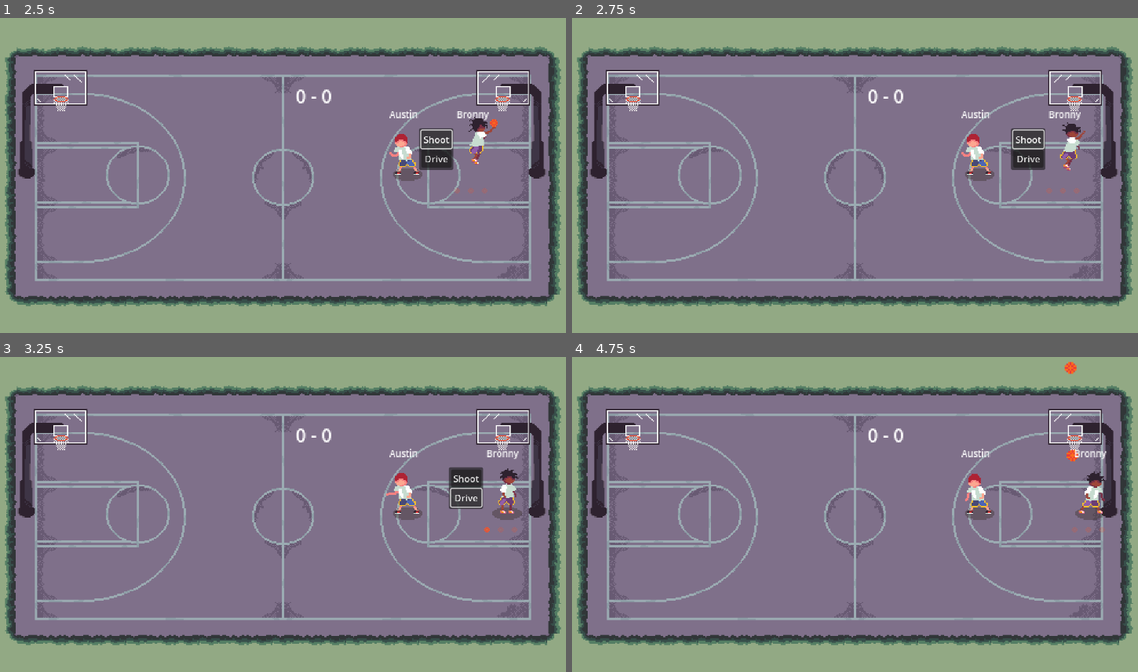
Above: before the commit, frames 1-4 (two rows, left to right).
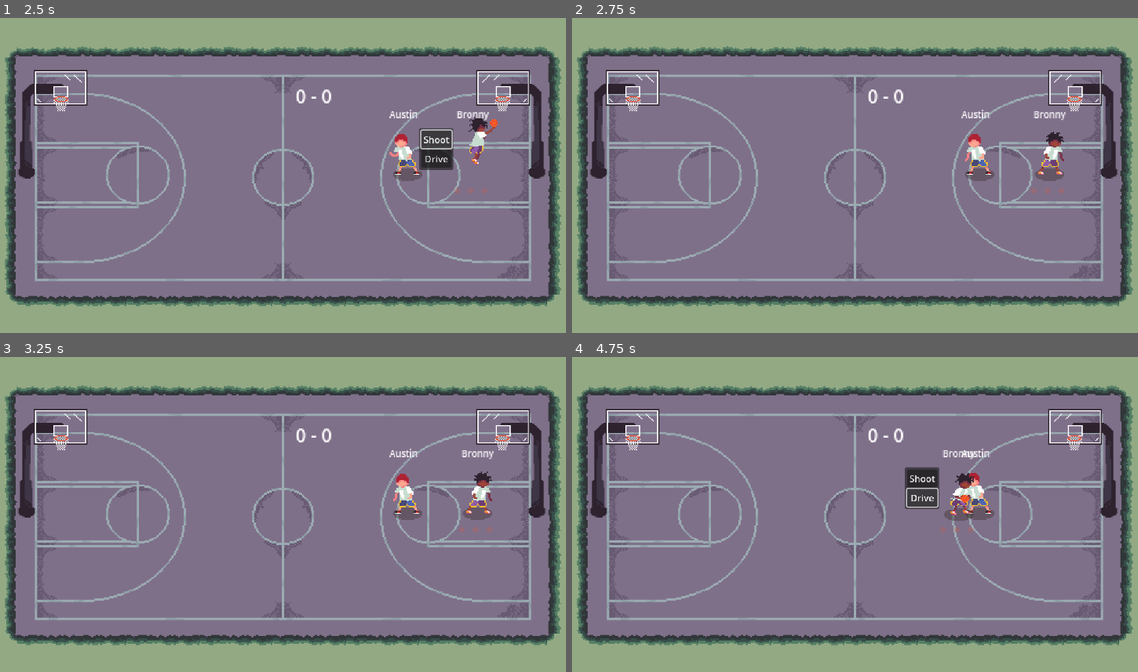
Above: after the commit, the same moments.

Repository: asaf-shitrit/jam-quest
Game: Godot game, scene res://src/match/match.tscn
The game is run twice, just before and just after one commit, with the same random seed, the same clock (stepped at 60 frames per second) and the same inputs.
Inputs (mouse positions are in pixels of both pictures, inside the frame that each line leads up to):
- Up to frame 1 (2.5 s): click "Shoot" at 0.5 s; click "Drive" at 1.25 s; click "Shoot" at 2 s
- Up to frame 2 (2.75 s): no input
- Up to frame 3 (3.25 s): click (458, 498) at 2.75 s, where only the run before the commit has a clickable "Drive"
- Up to frame 4 (4.75 s): click (1036, 479) at 3.5 s, where only the run before the commit has a clickable "Shoot"; click (888, 498) at 4.25 s, where only the run after the commit has a clickable "Drive"

Frame 1 is identical in both runs. In frame 2, 1.8% of the frame differs, in the area x 68-91%, y 29-56%; in frame 3, 1.8%; in frame 4, 2.1%, in the area x 58-95%, y 1-56%.

Commit message:
fixes to ball behaviour

Diff:
--- a/src/characters/player/player.gd
+++ b/src/characters/player/player.gd
@@ -50,10 +50,7 @@
 var has_jumped_at_basket = false  # Make sure to reset this when needed
 
 
-func _physics_process(delta: float) -> void:
-	if not _in_match() and not is_on_floor():
-		velocity += get_gravity() * delta
-
+func _physics_process(_delta: float) -> void:
 	if is_driving:
 		var active_basket = game.get_active_basket()
 		if active_basket != null:
@@ -74,6 +71,7 @@
 				if not has_jumped_at_basket:
 					velocity.y += -500  # Adjust value based on gravity/jump strength
 					has_jumped_at_basket = true
+
 			else:
 				# 🏃 Driving toward basket with curved acceleration
 				arrived_at_basket = false
@@ -107,7 +105,7 @@
 
 
 func _setup_stamina_bar():
-	print("max stamina %d" % _get_max_stamina())
+	#print("max stamina %d" % _get_max_stamina())
 	$StaminaTimer.one_shot = false
 	$StaminaTimer.wait_time = _get_stamina_wait_time()
 
@@ -174,6 +172,7 @@
 	_shoot(PlayerAction.Shoot)
 
 
+
 # raw version of shoot used for both layups and jumpers
 func _shoot(action: PlayerAction):
 
@@ -186,7 +185,7 @@
 
 	var bball: Basketball = basketball_scene.instantiate()
 	bball.game = game
-	bball.origin = position + Vector2(-1,-20)
+	bball.origin = position + Vector2()
 	bball.target_basket = basket
 	bball.creator = self
 	if action == PlayerAction.Shoot:
@@ -194,10 +193,19 @@
 	elif action == PlayerAction.Drive:
 		bball.shot_type = Basketball.ShotType.Layup
 
+	bball.collision_layer = 0
+	bball.collision_mask = 0
+
 	has_ball = false
 	is_dribbling = false
 	stamina-=1
 	$StaminaTimer.start()
+
+	# Debug player's velocity
+	print("Player velocity after shooting: %s" % velocity)
+
+	# Reset player's velocity to prevent unintended movement
+	velocity = Vector2.ZERO
 
 	# result
 	var defending_players = game.get_closest_defending_players(self)
@@ -219,6 +227,9 @@
 
 	game.add_child(bball)
 
+
+
+
 func _defense_type():
 	return 	DefenseType.Tight
 
@@ -250,21 +261,15 @@
 	# replenish stamina
 	stamina += 1
 	var max_stamina = _get_max_stamina()
-	stamina = clampf(stamina, 0, max_stamina)
-	print("stamina %d" % stamina)
-	print("max stamina %d" % max_stamina)
+	stamina = clamp(stamina, 0, max_stamina)
+	#print("stamina %d" % stamina)
+	#print("max stamina %d" % max_stamina)
 
 
 
 
 const BASE_CHANCE = 40.0 # the chance to hit a general shoot in percent
 const BASE_ATT_BONUS = 10.0 # this gives a natural bonus to the attacking side
-
-
-
-func sum(accum, number):
-	return accum + number
-
 
 func get_stats_mistatch_on_action(att: Player, def: Array[Player], action: PlayerAction) -> Mismatch:
 
@@ -387,4 +392,6 @@
 	collision_mask = 1
 	z_index = 1
 
+	velocity.x = 0
+
 	_shoot(PlayerAction.Drive)
--- a/src/characters/player/player.tscn
+++ b/src/characters/player/player.tscn
@@ -631,7 +631,6 @@
 texture = ExtResource("4_hhaut")
 hframes = 29
 vframes = 22
-frame = 1
 
 [node name="AnimationPlayer" type="AnimationPlayer" parent="."]
 deterministic = true
@@ -699,9 +698,10 @@
 one_shot = true
 
 [node name="DriveTimer" type="Timer" parent="."]
-wait_time = 1.8
+wait_time = 1.22
 one_shot = true
 
+[connection signal="animation_changed" from="AnimationPlayer" to="." method="_on_animation_player_animation_changed"]
 [connection signal="timeout" from="AnimationTree/IdleDribbleVarientTimer" to="AnimationTree" method="_on_dribble_varient_timer_timeout"]
 [connection signal="timeout" from="StaminaTimer" to="." method="_on_stamina_timer_timeout"]
 [connection signal="timeout" from="ShootResetTimer" to="." method="_on_shoot_reset_timer_timeout"]
--- a/src/match/basketball/basketball.gd
+++ b/src/match/basketball/basketball.gd
@@ -79,12 +79,19 @@
 	global_position = origin
 
 	if miss_type == MissType.None:
-		$TurnoverTimer.start(3)
+		$TurnoverTimer.start(2)
 	else:
-		$TurnoverTimer.start(3)
+		$TurnoverTimer.start(1.5)
 
 
 func _process(delta: float) -> void:
+
+	print("position: %s" % position)
+
+	if position.y > 0:
+		visible = false
+	else:
+		visible = true
 
 	if did_bounce:
 		move_after_bounce(delta)
@@ -143,6 +150,7 @@
 
 
 func _on_turnover_timer_timeout() -> void:
+	print("Basketball: turnover timer expired")
 	if not creator:
 		push_error("Basketball: no creator assigned for turnover")
 		return
Not shown: 1 places in src/characters/player/player.tscn that only renumber resources
